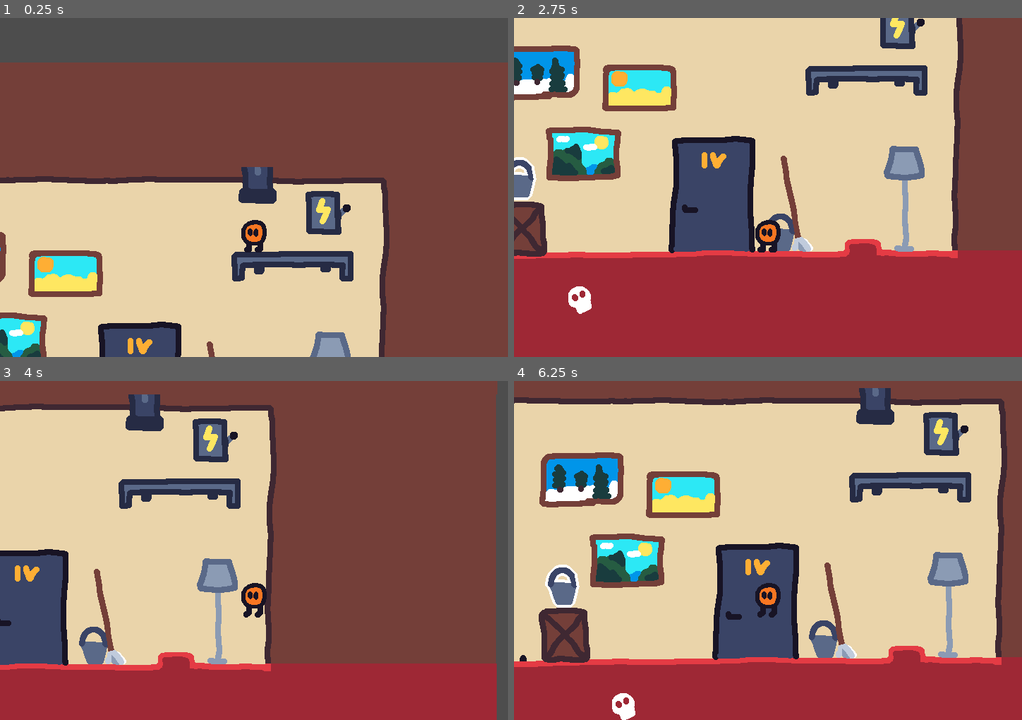
Above: before the commit, frames 1-4 (two rows, left to right).
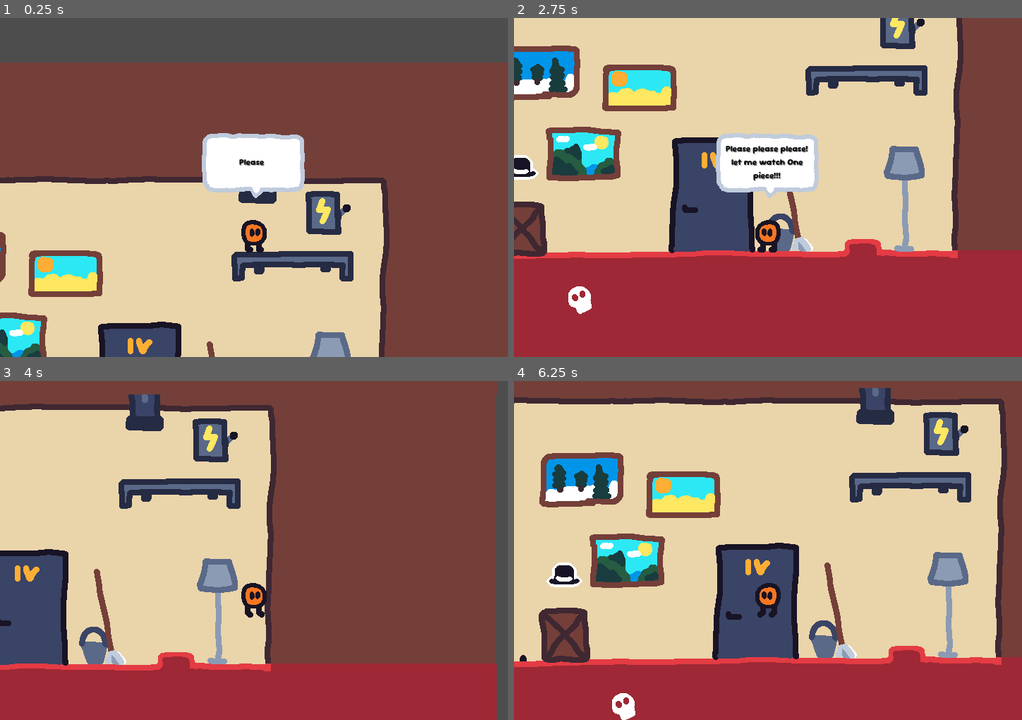
Above: after the commit, the same moments.

Repository: Jinrty/beest
Game: Godot game, scene res://main.tscn
Same seed, same stepped clock (60 frames per second), same inputs: the game is played once before the commit and once after it. The engine's default icon, where the game draws it, is replaced by a stand-in: a white triangle on a blue panel in a dark square.
Inputs (mouse positions are in pixels of both pictures, inside the frame that each line leads up to):
- Up to frame 1 (0.25 s): no input
- Up to frame 2 (2.75 s): tap Enter at 0.5 s; move the mouse to (879, 170) at 0.52 s; hold D (move_right) 0.53-2.03 s; tap E (interact) at 0.6, 1.55, 2.1 s; click (879, 170) at 0.67 s; tap Space (jump) at 0.77, 1.52, 2 s; move the mouse to (666, 204) at 1.27 s; tap S (change_item) at 1.35 s; move the mouse to (818, 112) at 2.02 s; hold Left (move_left) from 2.03 s (still down)
- Up to frame 3 (4 s): move the mouse to (228, 618) at 2.77 s; release Left (move_left) at 2.78 s; hold D (move_right) from 2.78 s (still down); tap Alt at 2.85 s; click (228, 618) at 2.92 s; tap Space (jump) at 3.02, 3.77 s; tap E (interact) at 3.05, 3.8 s; move the mouse to (406, 601) at 3.52 s; tap Shift at 3.6 s
- Up to frame 4 (6.25 s): move the mouse to (615, 499) at 4.27 s; release D (move_right) at 4.28 s; hold Left (move_left) 4.28-5.03 s; tap E (interact) at 4.35, 5.3, 5.85 s; tap Space (jump) at 4.52, 6.02 s; move the mouse to (793, 550) at 5.02 s; hold D (move_right) 5.03-5.78 s; tap S (change_item) at 5.1 s; click (793, 550) at 5.17 s; tap Enter at 5.75 s; move the mouse to (691, 465) at 5.77 s; hold Left (move_left) from 5.78 s (still down)

The runs differ from the first frame. In frame 1, 3.5% of the frame differs, in the area x 39-60%, y 33-70%; in frame 2, 3.9%, in the area x 0-60%, y 33-54%; in frame 3, 0.1%; in frame 4, 0.7%.

Commit message:
DIalogs for player
- player can speak now
- polish (cushions are soooo cool rn)
- gentelman hat item
- player speaks, thats important
- I am fighting for this hackaton

Diff:
--- a/cushion.gd
+++ b/cushion.gd
@@ -1,8 +1,14 @@
 @tool
 extends Area2D
 
+@export var number:int
+
 func _on_body_entered(body: Node2D) -> void:
 	if (body.name == "Player") and body.velocity.y > 50:
+		if(number == 1):
+			$Sprite2D.play("set1")
+		else:
+			$Sprite2D.play("set2")
 		body.velocity.y = -700
 		body.time_in_air = 0
 
--- /dev/null
+++ b/flags.gd
@@ -0,0 +1 @@
+extends Node
--- a/interact.gd
+++ b/interact.gd
@@ -3,4 +3,4 @@
 
 func _on_body_entered(body: Node2D) -> void:
 	if(body.name == "Player"):
-		print("Yea")
+		body.say("Hell yea")
--- a/main.tscn
+++ b/main.tscn
@@ -1,10 +1,9 @@
-[gd_scene load_steps=48 format=3 uid="uid://4tt01l71fff2"]
+[gd_scene load_steps=49 format=3 uid="uid://4tt01l71fff2"]
 
 [ext_resource type="PackedScene" uid="uid://dpmnucvcojqt1" path="res://scenes/player.tscn" id="1_duym8"]
 [ext_resource type="PackedScene" uid="uid://ddumcdtfamlhq" path="res://scenes/door.tscn" id="3_0pimg"]
 [ext_resource type="Texture2D" uid="uid://doldxrpmy7b6b" path="res://sprites/player room/background.png" id="4_6m1m1"]
 [ext_resource type="PackedScene" uid="uid://dmdofi7dxaihn" path="res://scenes/cushion.tscn" id="4_iivt3"]
-[ext_resource type="Texture2D" uid="uid://djsuje4wtq45m" path="res://sprites/player room/cushion2.png" id="6_7f6dn"]
 [ext_resource type="Texture2D" uid="uid://dc1lv011jvcqe" path="res://sprites/player room/cobweb.png" id="6_jjv4q"]
 [ext_resource type="Texture2D" uid="uid://bp1v2kmi5acui" path="res://sprites/player room/shelf.png" id="8_e6ipg"]
 [ext_resource type="Texture2D" uid="uid://0cuhvfy4lpev" path="res://sprites/player room/cactus.png" id="8_owp5f"]
@@ -25,21 +24,23 @@
 [ext_resource type="Texture2D" uid="uid://m0g45imgbltd" path="res://sprites/corridor/pipe.png" id="24_sg2br"]
 [ext_resource type="Texture2D" uid="uid://dd051de7xipnu" path="res://sprites/corridor/door.png" id="25_jl1h0"]
 [ext_resource type="PackedScene" uid="uid://dltk5unkcgfs4" path="res://scenes/item.tscn" id="26_8o6kf"]
+[ext_resource type="Texture2D" uid="uid://7dv2dbw37kxk" path="res://sprites/items/gentelman-hat.png" id="26_lclkb"]
+[ext_resource type="PackedScene" uid="uid://ccl1ub4e7yjio" path="res://scenes/interact.tscn" id="27_qr2iy"]
 [ext_resource type="Texture2D" uid="uid://rs3sayxhrx5i" path="res://icon.svg" id="27_s6lmt"]
 
-[sub_resource type="RectangleShape2D" id="RectangleShape2D_66jx3"]
+[sub_resource type="RectangleShape2D" id="RectangleShape2D_s78ys"]
 size = Vector2(79, 135)
 
-[sub_resource type="RectangleShape2D" id="RectangleShape2D_w611p"]
+[sub_resource type="RectangleShape2D" id="RectangleShape2D_1t1xb"]
 size = Vector2(35, 11)
 
-[sub_resource type="RectangleShape2D" id="RectangleShape2D_e1p61"]
+[sub_resource type="RectangleShape2D" id="RectangleShape2D_lq0e2"]
 size = Vector2(20, 11.5)
 
-[sub_resource type="RectangleShape2D" id="RectangleShape2D_716rx"]
+[sub_resource type="RectangleShape2D" id="RectangleShape2D_aum3q"]
 size = Vector2(44, 67)
 
-[sub_resource type="RectangleShape2D" id="RectangleShape2D_r25pr"]
+[sub_resource type="RectangleShape2D" id="RectangleShape2D_oybet"]
 size = Vector2(169.221, 234.305)
 
 [sub_resource type="RectangleShape2D" id="RectangleShape2D_ropw1"]
@@ -54,19 +55,23 @@
 [sub_resource type="RectangleShape2D" id="RectangleShape2D_eg3hh"]
 size = Vector2(14.5, 337)
 
-[sub_resource type="RectangleShape2D" id="RectangleShape2D_wy6h4"]
+[sub_resource type="RectangleShape2D" id="RectangleShape2D_jxr8f"]
 size = Vector2(61.1875, 74)
 
-[sub_resource type="RectangleShape2D" id="RectangleShape2D_mq2l5"]
+[sub_resource type="RectangleShape2D" id="RectangleShape2D_hfnjk"]
 size = Vector2(171, 40)
 
-[sub_resource type="RectangleShape2D" id="RectangleShape2D_re7j2"]
+[sub_resource type="RectangleShape2D" id="RectangleShape2D_smrel"]
 size = Vector2(42, 39)
 
-[sub_resource type="RectangleShape2D" id="RectangleShape2D_yd1mv"]
+[sub_resource type="RectangleShape2D" id="RectangleShape2D_jc00n"]
 size = Vector2(43, 51)
 
-[sub_resource type="RectangleShape2D" id="RectangleShape2D_nwbr2"]
+[sub_resource type="CapsuleShape2D" id="CapsuleShape2D_k5pt7"]
+radius = 31.0
+height = 62.0
+
+[sub_resource type="RectangleShape2D" id="RectangleShape2D_q5t0e"]
 size = Vector2(219.118, 273.356)
 
 [sub_resource type="RectangleShape2D" id="RectangleShape2D_tlhgs"]
@@ -84,11 +89,7 @@
 [sub_resource type="RectangleShape2D" id="RectangleShape2D_cejtn"]
 size = Vector2(593, 20)
 
-[sub_resource type="CapsuleShape2D" id="CapsuleShape2D_pxaud"]
-radius = 43.0
-height = 86.0
-
-[sub_resource type="CapsuleShape2D" id="CapsuleShape2D_r7hy4"]
+[sub_resource type="CapsuleShape2D" id="CapsuleShape2D_m5qi3"]
 radius = 43.0
 height = 86.0
 
@@ -195,18 +196,17 @@
 
 [node name="CollisionShape2D" parent="Player_room/Solid Decorations/Lamp2" index="1"]
 position = Vector2(-3, 3.5)
-shape = SubResource("RectangleShape2D_716rx")
+shape = SubResource("RectangleShape2D_aum3q")
 
 [node name="Funky" type="Node2D" parent="Player_room"]
 
 [node name="Cushion" parent="Player_room/Funky" instance=ExtResource("4_iivt3")]
 position = Vector2(44, 221)
+number = 1
 
 [node name="Cushion2" parent="Player_room/Funky" instance=ExtResource("4_iivt3")]
 position = Vector2(118, 223)
-
-[node name="Sprite2D" parent="Player_room/Funky/Cushion2" index="0"]
-texture = ExtResource("6_7f6dn")
+number = 2
 
 [node name="Door player inside" parent="Player_room/Funky" node_paths=PackedStringArray("where") instance=ExtResource("3_0pimg")]
 position = Vector2(266, 174)
@@ -337,7 +337,22 @@
 
 [node name="CollisionShape2D" parent="Corridor_end/Solid Decorations/Solid Decoration" index="1"]
 position = Vector2(0.5, -5.5)
-shape = SubResource("RectangleShape2D_yd1mv")
+shape = SubResource("RectangleShape2D_jc00n")
+
+[node name="Items" type="Node2D" parent="Corridor_end"]
+
+[node name="Gentelman Hat" parent="Corridor_end/Items" instance=ExtResource("26_8o6kf")]
+position = Vector2(1218, -802)
+title = "Gentelman hat"
+sprite = ExtResource("26_lclkb")
+
+[node name="Sprite2D" parent="Corridor_end/Items/Gentelman Hat" index="0"]
+position = Vector2(1.18533e-32, 0)
+texture = ExtResource("26_lclkb")
+
+[node name="CollisionShape2D" parent="Corridor_end/Items/Gentelman Hat/Pickable" index="0"]
+position = Vector2(1, -18)
+shape = SubResource("CapsuleShape2D_k5pt7")
 
 [node name="Funky" type="Node2D" parent="Corridor_end"]
 
@@ -384,23 +399,8 @@
 position = Vector2(0, -61)
 position_smoothing_speed = 20.0
 
-[node name="Node2D" type="Node2D" parent="."]
-position = Vector2(123, -172)
-
-[node name="Bucket" parent="." instance=ExtResource("26_8o6kf")]
-position = Vector2(856, 1273)
-title = "Test taki"
-sprite = ExtResource("20_fk75h")
-
-[node name="Sprite2D" parent="Bucket" index="0"]
-position = Vector2(1.18533e-32, 0)
-texture = ExtResource("20_fk75h")
-
-[node name="CollisionShape2D" parent="Bucket/Pickable" index="0"]
-shape = SubResource("CapsuleShape2D_pxaud")
-
 [node name="Error" parent="." instance=ExtResource("26_8o6kf")]
-position = Vector2(991, 248)
+position = Vector2(653, 1571)
 title = "Error"
 sprite = ExtResource("27_s6lmt")
 
@@ -409,7 +409,10 @@
 scale = Vector2(0.578125, 0.5625)
 
 [node name="CollisionShape2D" parent="Error/Pickable" index="0"]
-shape = SubResource("CapsuleShape2D_r7hy4")
+shape = SubResource("CapsuleShape2D_m5qi3")
+
+[node name="Interact" parent="." instance=ExtResource("27_qr2iy")]
+position = Vector2(1006, 273)
 
 [editable path="Player_room/Solid Decorations/Shelf"]
 [editable path="Player_room/Solid Decorations/Step 1"]
@@ -422,6 +425,6 @@
 [editable path="Corridor_end/Solid Decorations/metal shelf"]
 [editable path="Corridor_end/Solid Decorations/Lamp"]
 [editable path="Corridor_end/Solid Decorations/Solid Decoration"]
+[editable path="Corridor_end/Items/Gentelman Hat"]
 [editable path="Corridor_end/Funky/Door player coridor"]
-[editable path="Bucket"]
 [editable path="Error"]
--- a/player.gd
+++ b/player.gd
@@ -14,6 +14,9 @@
 
 var inventory:Array = []
 var current_item:int = 0
+
+func _ready() -> void:
+	say("Please please please! let me watch One piece!!!")
 
 func take_input() -> void:
 	if (can_move == false):
@@ -51,6 +54,23 @@
 
 	hold_item(inventory[current_item])
 
+func say(text: String, speed: float = 40, wait:float = 2):
+	$Sprite2D.visible = true
+	$Text.visible = true
+	$Text.text = text
+	for i in text.length() + 1:
+		$Text.visible_characters = i
+		await get_tree().create_timer(1 / speed).timeout
+
+	await get_tree().create_timer(wait).timeout
+	shut_up()
+
+func shut_up():
+	$Sprite2D.visible = false
+	$Text.visible = false
+
+
+
 func jump() -> void:
 	if(jump_pause == false):
 		buffer_jump = false
@@ -67,7 +87,7 @@
 func animate_player():
 	if(velocity.x > 0):
 		$Player_sprite.flip_h = false
-	else:
+	elif(velocity.x < 0):
 		$Player_sprite.flip_h = true
 	if(velocity.y < 0):
 		$Player_sprite.animation = "jump"
--- a/project.godot
+++ b/project.godot
@@ -14,6 +14,10 @@
 run/main_scene="res://main.tscn"
 config/features=PackedStringArray("4.3", "GL Compatibility")
 config/icon="res://icon.svg"
+
+[autoload]
+
+Flags="*res://flags.gd"
 
 [display]
 
--- a/scenes/cushion.tscn
+++ b/scenes/cushion.tscn
@@ -1,7 +1,78 @@
-[gd_scene load_steps=4 format=3 uid="uid://dmdofi7dxaihn"]
+[gd_scene load_steps=15 format=3 uid="uid://dmdofi7dxaihn"]
 
 [ext_resource type="Script" path="res://cushion.gd" id="1_aqdmm"]
 [ext_resource type="Texture2D" uid="uid://dlwk138s1m2rl" path="res://sprites/player room/cushion.png" id="1_mm5qi"]
+[ext_resource type="Texture2D" uid="uid://x2wd28b3cq1f" path="res://sprites/player room/cushion-Sheet.png" id="2_ktf25"]
+[ext_resource type="Texture2D" uid="uid://c0oiiphceutqv" path="res://sprites/player room/cushion2-Sheet.png" id="4_r1xmo"]
+
+[sub_resource type="AtlasTexture" id="AtlasTexture_ajur2"]
+atlas = ExtResource("2_ktf25")
+region = Rect2(0, 0, 70, 48)
+
+[sub_resource type="AtlasTexture" id="AtlasTexture_bve0p"]
+atlas = ExtResource("2_ktf25")
+region = Rect2(70, 0, 70, 48)
+
+[sub_resource type="AtlasTexture" id="AtlasTexture_u8tqo"]
+atlas = ExtResource("2_ktf25")
+region = Rect2(140, 0, 70, 48)
+
+[sub_resource type="AtlasTexture" id="AtlasTexture_ey782"]
+atlas = ExtResource("1_mm5qi")
+region = Rect2(0, 0, 70, 48)
+
+[sub_resource type="AtlasTexture" id="AtlasTexture_iwa7o"]
+atlas = ExtResource("4_r1xmo")
+region = Rect2(0, 0, 70, 48)
+
+[sub_resource type="AtlasTexture" id="AtlasTexture_ohthe"]
+atlas = ExtResource("4_r1xmo")
+region = Rect2(70, 0, 70, 48)
+
+[sub_resource type="AtlasTexture" id="AtlasTexture_bi6in"]
+atlas = ExtResource("4_r1xmo")
+region = Rect2(140, 0, 70, 48)
+
+[sub_resource type="AtlasTexture" id="AtlasTexture_skewm"]
+atlas = ExtResource("4_r1xmo")
+region = Rect2(0, 0, 70, 48)
+
+[sub_resource type="SpriteFrames" id="SpriteFrames_amm0g"]
+animations = [{
+"frames": [{
+"duration": 1.0,
+"texture": SubResource("AtlasTexture_ajur2")
+}, {
+"duration": 1.0,
+"texture": SubResource("AtlasTexture_bve0p")
+}, {
+"duration": 1.0,
+"texture": SubResource("AtlasTexture_u8tqo")
+}, {
+"duration": 1.0,
+"texture": SubResource("AtlasTexture_ey782")
+}],
+"loop": false,
+"name": &"set1",
+"speed": 10.0
+}, {
+"frames": [{
+"duration": 1.0,
+"texture": SubResource("AtlasTexture_iwa7o")
+}, {
+"duration": 1.0,
+"texture": SubResource("AtlasTexture_ohthe")
+}, {
+"duration": 1.0,
+"texture": SubResource("AtlasTexture_bi6in")
+}, {
+"duration": 1.0,
+"texture": SubResource("AtlasTexture_skewm")
+}],
+"loop": false,
+"name": &"set2",
+"speed": 10.0
+}]
 
 [sub_resource type="CapsuleShape2D" id="CapsuleShape2D_dru4l"]
 radius = 5.99998
@@ -9,9 +80,13 @@
 
 [node name="Cushion" type="Area2D"]
 script = ExtResource("1_aqdmm")
+number = null
 
-[node name="Sprite2D" type="Sprite2D" parent="."]
-texture = ExtResource("1_mm5qi")
+[node name="Sprite2D" type="AnimatedSprite2D" parent="."]
+sprite_frames = SubResource("SpriteFrames_amm0g")
+animation = &"set1"
+frame = 3
+frame_progress = 1.0
 
 [node name="CollisionShape2D" type="CollisionShape2D" parent="."]
 position = Vector2(-1, -9)
--- a/scenes/player.tscn
+++ b/scenes/player.tscn
@@ -1,8 +1,10 @@
-[gd_scene load_steps=13 format=3 uid="uid://dpmnucvcojqt1"]
+[gd_scene load_steps=15 format=3 uid="uid://dpmnucvcojqt1"]
 
 [ext_resource type="Script" path="res://player.gd" id="1_rgbci"]
+[ext_resource type="Texture2D" uid="uid://sp2vacibkcux" path="res://sprites/smth/buble.png" id="2_381wl"]
 [ext_resource type="Texture2D" uid="uid://gnv2kn40i8i3" path="res://sprites/player room/player.png" id="2_kq8xo"]
 [ext_resource type="Texture2D" uid="uid://br7gll50pgot6" path="res://sprites/player room/player-sheet.png" id="3_lexfi"]
+[ext_resource type="FontFile" uid="uid://bq0rbcthr4hc8" path="res://SourGummy-VariableFont_wdth,wght.ttf" id="4_bsera"]
 
 [sub_resource type="AtlasTexture" id="AtlasTexture_qq3uk"]
 atlas = ExtResource("3_lexfi")
@@ -91,13 +93,32 @@
 [node name="Player" type="CharacterBody2D"]
 script = ExtResource("1_rgbci")
 
-[node name="Holded_item" type="Sprite2D" parent="."]
+[node name="Sprite2D" type="Sprite2D" parent="."]
+position = Vector2(1, -92)
+texture = ExtResource("2_381wl")
+
+[node name="Text" type="Label" parent="."]
+offset_left = -63.0
+offset_top = -127.0
+offset_right = 61.0
+offset_bottom = -67.0
+theme_override_colors/font_color = Color(0.0687983, 0.0687983, 0.0687983, 1)
+theme_override_colors/font_shadow_color = Color(0.758192, 0.758192, 0.758191, 1)
+theme_override_fonts/font = ExtResource("4_bsera")
+theme_override_font_sizes/font_size = 12
+text = "I am fucked up!"
+horizontal_alignment = 1
+vertical_alignment = 1
+autowrap_mode = 2
+visible_characters = 15
 
 [node name="Player_sprite" type="AnimatedSprite2D" parent="."]
 texture_filter = 1
 sprite_frames = SubResource("SpriteFrames_swla6")
 animation = &"walk"
 autoplay = "walk"
+
+[node name="Holded_item" type="Sprite2D" parent="."]
 
 [node name="CollisionShape2D" type="CollisionShape2D" parent="."]
 position = Vector2(0, 3)
Binary file added: SourGummy-Italic-VariableFont_wdth,wght.ttf
Not shown, added: SourGummy-Italic-VariableFont_wdth,wght.ttf.import
Binary file added: SourGummy-VariableFont_wdth,wght.ttf
Not shown, added: SourGummy-VariableFont_wdth,wght.ttf.import
Not shown: 8 places in main.tscn that only renumber resources
Not shown: 2 places in scenes/item.tscn that only renumber resources
Binary file added: sprites/items/gentelman-hat.png
Not shown, added: sprites/items/gentelman-hat.png.import
Binary file added: sprites/player room/cushion-Sheet.png
Not shown, added: sprites/player room/cushion-Sheet.png.import
Binary file added: sprites/player room/cushion2-Sheet.png
Not shown, added: sprites/player room/cushion2-Sheet.png.import
(and 3 more such lines)
